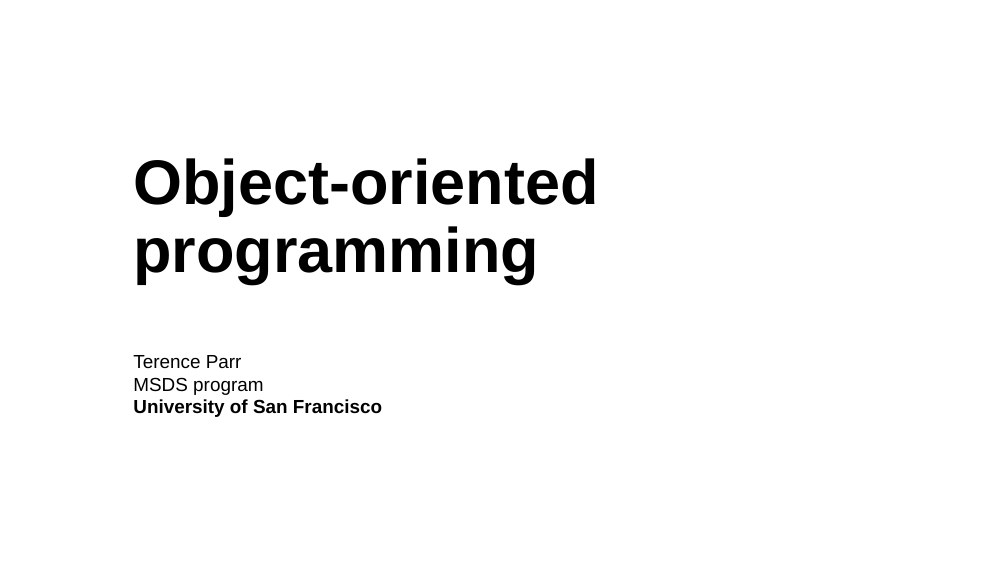
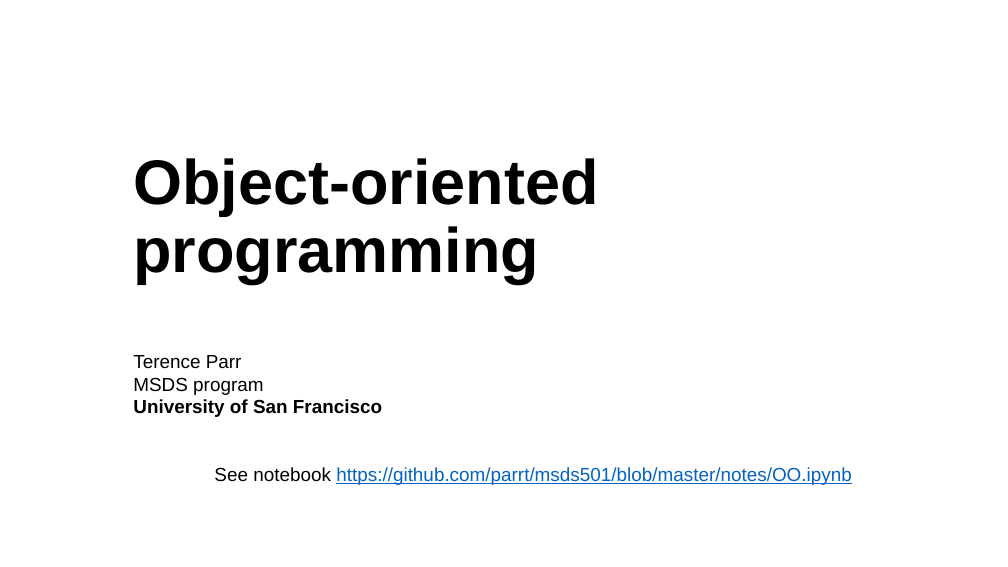
Before and after one commit to parrt/msds501, a slide deck: slide 1 of slides/OO.pptx. Drawn at 1008x567 pixels with LibreOffice and Linux fonts; fonts in the diff are those of the drawing; background and template pictures are left out. Boxes give left, top, right and bottom in pixels: in the first picture for what was removed or moved away, otherwise in the second. Text is boxed around its words. In the diff, an @@ line names an element or a change of style, - is before the commit and + after.

```diff
--- a/slides/OO.pptx
+++ b/slides/OO.pptx
@@ text added at [214,467,851,485], 18 pt, text #0563C1, underline @@
+See notebook https://github.com/parrt/msds501/blob/master/notes/OO.ipynb
```
Also in this commit, not shown: 7 other slides changed, 14 slides added, 2 other files.
